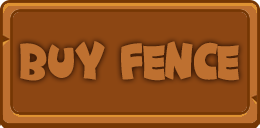
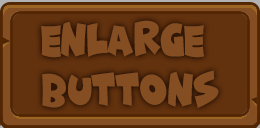
Layers edited between the first and the second (260, 128) image:
showed "Layer 4" over [0, 0, 260, 128]
renamed "buy Fence copy" to "Enlarge buttons copy", hid it, moved it above "Layer 3", painted on it over [20, 17, 239, 105]
hid "Layer 3", moved it above "Enlarge buttons" over [0, 0, 260, 128]
renamed "buy Fence" to "Enlarge buttons", painted on it over [20, 20, 239, 108]
